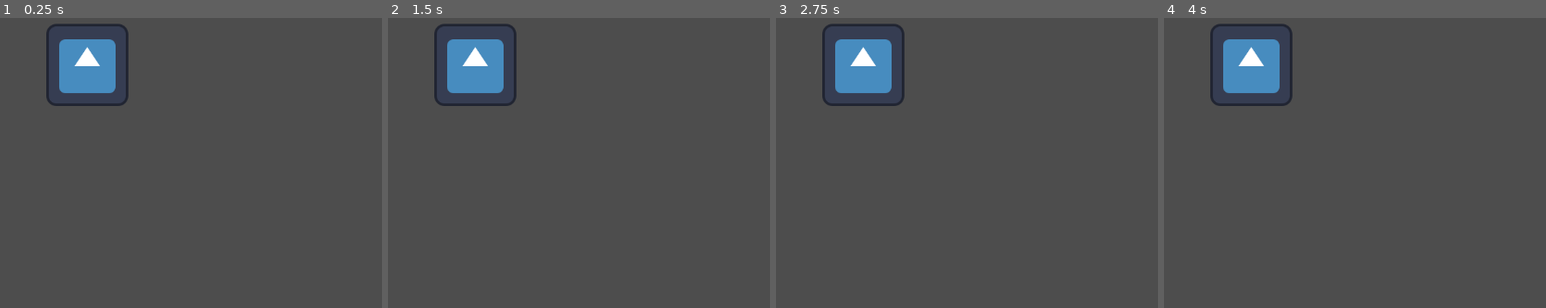
Above: before the commit, frames 1-4 (left to right).
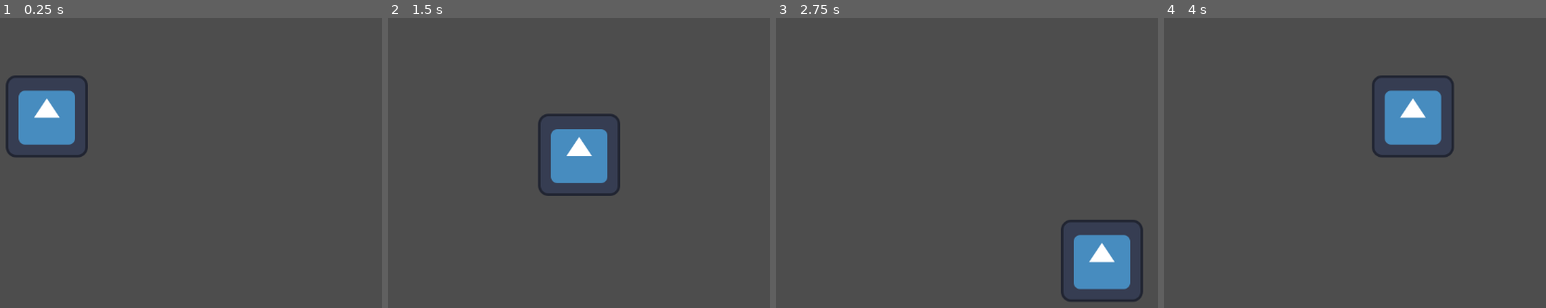
Above: after the commit, the same moments.

Repository: TOT00O/sevenn
Game: Godot game, scene res://charahchsoi.tscn
Same seed, same stepped clock (60 frames per second), same inputs: the game is played once before the commit and once after it. The engine's default icon, where the game draws it, is replaced by a stand-in: a white triangle on a blue panel in a dark square.
Inputs:
- Up to frame 1 (0.25 s): no input
- Up to frame 2 (1.5 s): tap Enter at 0.5 s; hold D (move_right, bound only after the commit) 0.53-1.28 s; hold S (move_down, bound only after the commit) from 1.28 s (still down)
- Up to frame 3 (2.75 s): release S (move_down, bound only after the commit) at 2.03 s; hold D (move_right, bound only after the commit) from 2.03 s (still down)
- Up to frame 4 (4 s): release D (move_right, bound only after the commit) at 2.78 s; hold W (move_up, bound only after the commit) 2.78-3.53 s; hold A (move_left, bound only after the commit) from 3.53 s (still down)

The runs differ from the first frame. In frame 1, 6.7% of the frame differs, in the area x 1-34%, y 1-48%; in frame 2, 7.0%; in frame 3, 7.0%; in frame 4, 7.0%, in the area x 12-76%, y 1-48%.

Commit message:
improvedmovemtns

Diff:
--- a/charahchsoi.tscn
+++ b/charahchsoi.tscn
@@ -4,16 +4,16 @@
 [ext_resource type="Texture2D" uid="uid://ui6tvlilfqgx" path="res://icon.svg" id="2_eakro"]
 
 [sub_resource type="CircleShape2D" id="CircleShape2D_cmiqs"]
+radius = 76.0
 
-[node name="Node2D" type="Node2D"]
-
-[node name="CharacterBody2D" type="CharacterBody2D" parent="."]
+[node name="Node2D" type="CharacterBody2D"]
+position = Vector2(334, 265)
 script = ExtResource("1_1seny")
 
-[node name="CollisionShape2D" type="CollisionShape2D" parent="CharacterBody2D"]
-position = Vector2(159, 80)
+[node name="CollisionShape2D" type="CollisionShape2D" parent="."]
+position = Vector2(-3, 4)
 shape = SubResource("CircleShape2D_cmiqs")
 
-[node name="Icon" type="Sprite2D" parent="CharacterBody2D"]
-position = Vector2(397, 193)
+[node name="Icon" type="Sprite2D" parent="."]
+position = Vector2(0, 8)
 texture = ExtResource("2_eakro")
--- /dev/null
+++ b/game.tscn
@@ -0,0 +1,10 @@
+[gd_scene load_steps=2 format=3 uid="uid://blir37q4470ui"]
+
+[ext_resource type="PackedScene" uid="uid://daa46o0f4baho" path="res://charahchsoi.tscn" id="1_c4ilv"]
+
+[node name="game" type="Node2D"]
+
+[node name="player" parent="." instance=ExtResource("1_c4ilv")]
+position = Vector2(575, 328)
+
+[node name="Camera2D" type="Camera2D" parent="."]
--- a/project.godot
+++ b/project.godot
@@ -15,6 +15,29 @@
 config/features=PackedStringArray("4.2", "GL Compatibility")
 config/icon="res://icon.svg"
 
+[input]
+
+move_left={
+"deadzone": 0.5,
+"events": [Object(InputEventKey,"resource_local_to_scene":false,"resource_name":"","device":-1,"window_id":0,"alt_pressed":false,"shift_pressed":false,"ctrl_pressed":false,"meta_pressed":false,"pressed":false,"keycode":0,"physical_keycode":65,"key_label":0,"unicode":97,"echo":false,"script":null)
+]
+}
+move_up={
+"deadzone": 0.5,
+"events": [Object(InputEventKey,"resource_local_to_scene":false,"resource_name":"","device":-1,"window_id":0,"alt_pressed":false,"shift_pressed":false,"ctrl_pressed":false,"meta_pressed":false,"pressed":false,"keycode":0,"physical_keycode":87,"key_label":0,"unicode":119,"echo":false,"script":null)
+]
+}
+move_down={
+"deadzone": 0.5,
+"events": [Object(InputEventKey,"resource_local_to_scene":false,"resource_name":"","device":-1,"window_id":0,"alt_pressed":false,"shift_pressed":false,"ctrl_pressed":false,"meta_pressed":false,"pressed":false,"keycode":0,"physical_keycode":83,"key_label":0,"unicode":115,"echo":false,"script":null)
+]
+}
+move_right={
+"deadzone": 0.5,
+"events": [Object(InputEventKey,"resource_local_to_scene":false,"resource_name":"","device":-1,"window_id":0,"alt_pressed":false,"shift_pressed":false,"ctrl_pressed":false,"meta_pressed":false,"pressed":false,"keycode":0,"physical_keycode":68,"key_label":0,"unicode":100,"echo":false,"script":null)
+]
+}
+
 [rendering]
 
 renderer/rendering_method="gl_compatibility"
